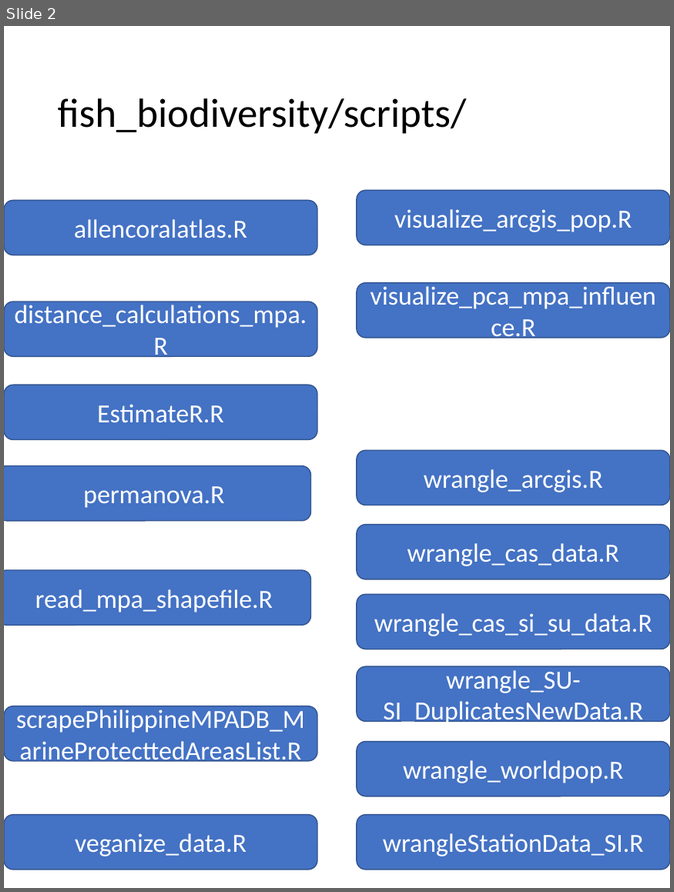
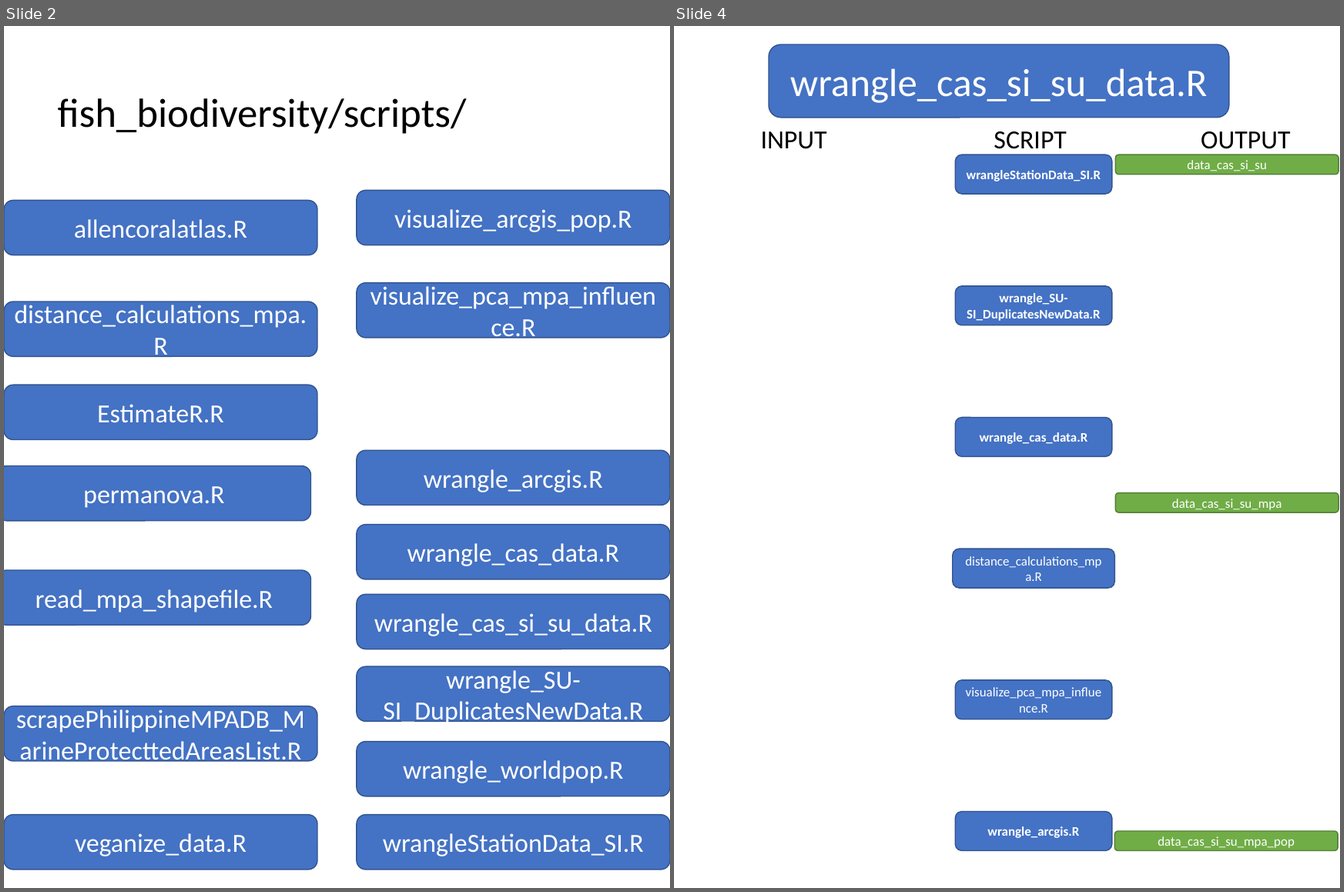
Before and after one commit to philippinespire/fish_biodiversity, a slide deck: scripts/flowchart_scripts.pptx. Shown side by side, each under a label of ours: slide 2 before the commit, slides 2 and 4 after it; the slides between them are not shown. The pictures are 674x892 and 1344x892 pixels, drawn with LibreOffice and Linux fonts; fonts in the diff are those of the drawing. Boxes give left, top, right and bottom in pixels: in the first picture for what was removed or moved away, otherwise in the second. Text is boxed around its words. In the diff, an @@ line names an element or a change of style, - is before the commit and + after.

Commit message:
updating scripts

```diff
--- a/scripts/flowchart_scripts.pptx
+++ b/scripts/flowchart_scripts.pptx
@@ slide 4 added at [674, 26, 1340, 888], background #FFFFFF @@
@@ rounded rectangle added at [769, 44, 1230, 118], fill #4472C4, outline #325491 1 pt, 36 pt, text #FFFFFF @@
+wrangle_cas_si_su_data.R
@@ text added at [761, 131, 827, 149], 24 pt, text #000000 @@
+INPUT
@@ text added at [994, 131, 1067, 155], 24 pt, text #000000 @@
+SCRIPT
@@ text added at [1201, 131, 1291, 155], 24 pt, text #000000 @@
+OUTPUT
@@ rounded rectangle added at [955, 155, 1112, 194], fill #4472C4, outline #325491 1 pt, 12 pt, text #FFFFFF, bold @@
+wrangleStationData_SI.R
@@ rounded rectangle added at [1115, 155, 1339, 174], fill #70AD47, outline #538035 1 pt, 12 pt, text #FFFFFF @@
+data_cas_si_su
@@ rounded rectangle added at [955, 286, 1112, 326], fill #4472C4, outline #325491 1 pt, 12 pt, text #FFFFFF, bold @@
+wrangle_SU-SI_DuplicatesNewData.R
@@ rounded rectangle added at [955, 417, 1112, 456], fill #4472C4, outline #325491 1 pt, 12 pt, text #FFFFFF, bold @@
+wrangle_cas_data.R
@@ rounded rectangle added at [1115, 493, 1339, 513], fill #70AD47, outline #538035 1 pt, 12 pt, text #FFFFFF @@
+data_cas_si_su_mpa
@@ rounded rectangle added at [953, 549, 1115, 588], fill #4472C4, outline #325491 1 pt, 12 pt, text #FFFFFF @@
+distance_calculations_mpa.R
@@ rounded rectangle added at [955, 680, 1112, 720], fill #4472C4, outline #325491 1 pt, 12 pt, text #FFFFFF @@
+visualize_pca_mpa_influence.R
@@ rounded rectangle added at [955, 811, 1112, 851], fill #4472C4, outline #325491 1 pt, 12 pt, text #FFFFFF, bold @@
+wrangle_arcgis.R
@@ rounded rectangle added at [1114, 831, 1338, 851], fill #70AD47, outline #538035 1 pt, 12 pt, text #FFFFFF @@
+data_cas_si_su_mpa_pop
```
Also in this commit, not shown: 1 slide changed, 1 other slide added, 2 other files.
